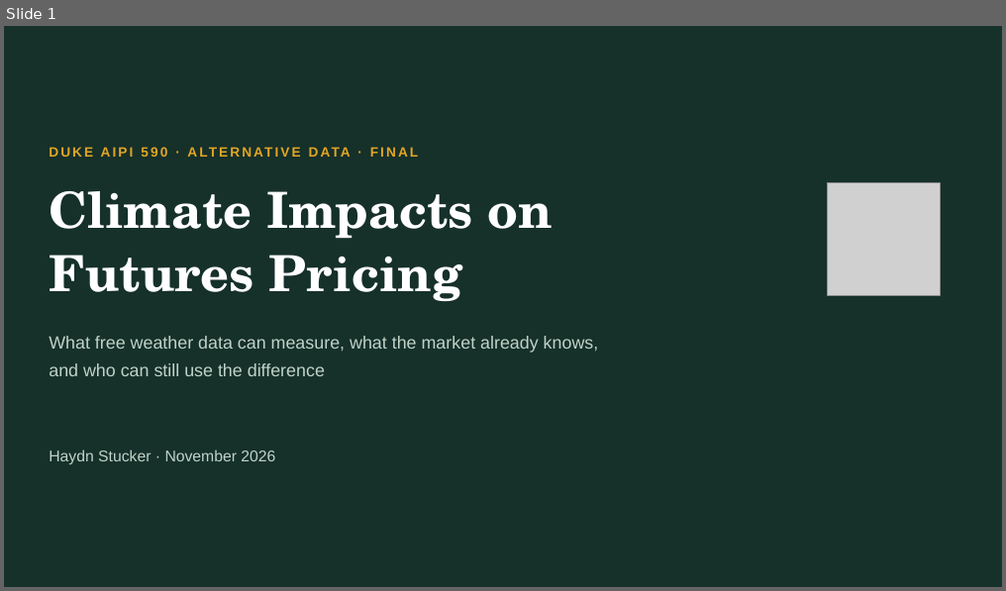
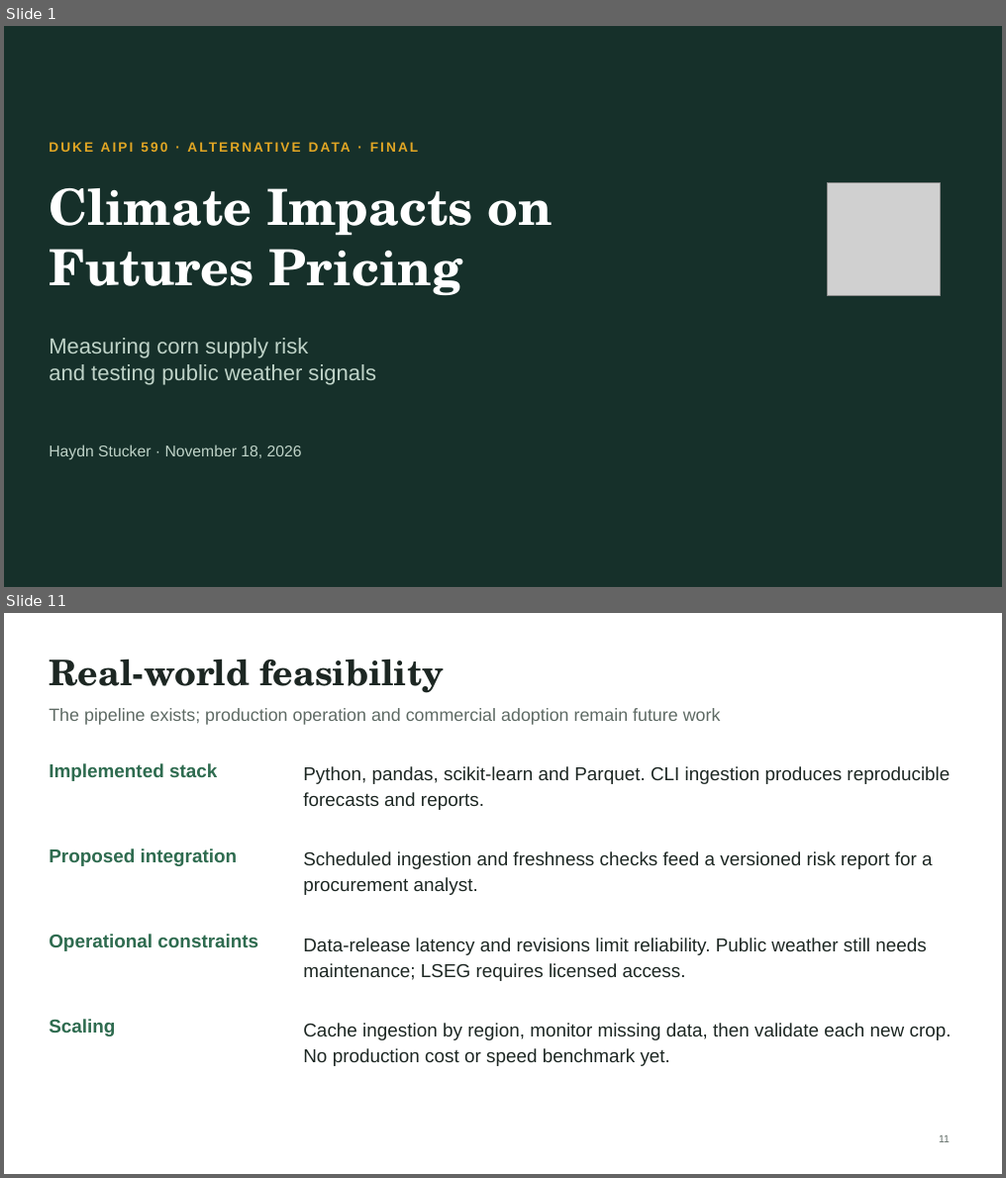
Before and after one commit to haydn-s/climate-futures-pricing, a slide deck: presentation/final/output/Final Presentation.pptx. Shown one above the other, each under a label of ours: slide 1 before the commit, slides 1 and 11 after it; the slides between them are not shown. The pictures are 1006x591 and 1006x1178 pixels, drawn with LibreOffice and Linux fonts; fonts in the diff are those of the drawing; grey boxes stand for pictures. Boxes give left, top, right and bottom in pixels: in the first picture for what was removed or moved away, otherwise in the second. Text is boxed around its words. In the diff, an @@ line names an element or a change of style, - is before the commit and + after.

```diff
--- a/presentation/final/output/Final Presentation.pptx
+++ b/presentation/final/output/Final Presentation.pptx
@@ slide 11 added at (4, 613, 1002, 1174), background #FFFFFF @@
@@ text added at (49, 659, 444, 693), 34 pt, text #1D2723, bold @@
+Real-world feasibility
@@ text added at (49, 708, 721, 725), 17 pt, text #5E6A64 @@
+The pipeline exists; production operation and commercial adoption remain future work
@@ text added at (49, 763, 217, 781), 18 pt, text #2E6B4F, bold @@
+Implemented stack
@@ text added at (303, 766, 949, 810), 18 pt, text #1D2723 @@
+Python, pandas, scikit-learn and Parquet. CLI ingestion produces reproducible forecasts and reports.
@@ text added at (49, 849, 238, 866), 18 pt, text #2E6B4F, bold @@
+Proposed integration
@@ text added at (303, 852, 933, 895), 18 pt, text #1D2723 @@
+Scheduled ingestion and freshness checks feed a versioned risk report for a procurement analyst.
@@ text added at (49, 934, 258, 952), 18 pt, text #2E6B4F, bold @@
+Operational constraints
@@ text added at (303, 938, 926, 981), 18 pt, text #1D2723 @@
+Data-release latency and revisions limit reliability. Public weather still needs maintenance; LSEG requires licensed access.
@@ text added at (49, 1019, 115, 1037), 18 pt, text #2E6B4F, bold @@
+Scaling
@@ text added at (303, 1023, 951, 1066), 18 pt, text #1D2723 @@
+Cache ingestion by region, monitor missing data, then validate each new crop. No production cost or speed benchmark yet.
@@ page number added at (939, 1136, 949, 1143), 10 pt, text #5E6A64 @@
+11
@@ slide 1 changed as well @@
@@ text "DUKE AIPI 590 · ALTERNATIVE ..." at (49, 138, 723, 165): vertical alignment middle to top @@
@@ text "Climate Impacts on" at (49, 188, 551, 295): line spacing 1.05 to 1 @@
@@ text at (49, 338, 376, 385): text changed; size 17 to 21 pt @@
-What free weather data can measure, what the market already knows,
-and who can still use the difference
+Measuring corn supply risk
+and testing public weather signals
@@ text "Haydn Stucker · November 18, ..." at (49, 445, 302, 461): vertical alignment middle to top @@
@@ text at (49, 445, 302, 461): text changed @@
-Haydn Stucker · November 2026
+Haydn Stucker · November 18, 2026
```
Also in this commit, not shown: 10 other slides added, 8 slides removed, 6 other files.
